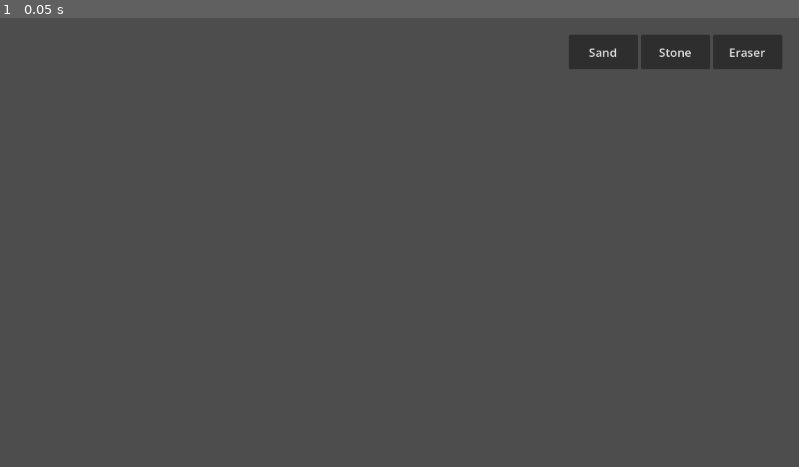
Above: before the commit, frame 1.
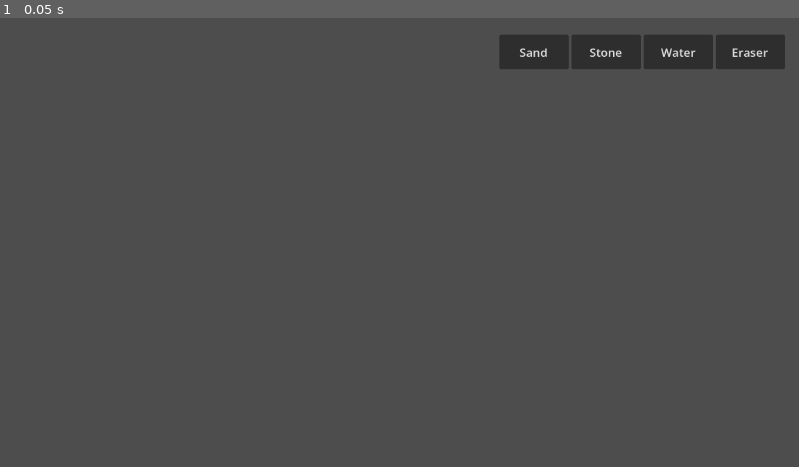
Above: after the commit, the same moment.

Repository: SachaJGregoire/sandbox
Game: Godot game, scene res://main.tscn
The game is run twice, just before and just after one commit, with the same random seed, the same clock (stepped at 60 frames per second) and the same inputs.
Inputs:
- Up to frame 1 (0.05 s): no input

The runs differ from the first frame. In frame 1, 0.9% of the frame differs, in the area x 62-99%, y 3-12%.

Commit message:
adding non-horizontal water, adding horizontal dispertion is todo

Diff:
--- a/main.tscn
+++ b/main.tscn
@@ -31,9 +31,9 @@
 anchors_preset = 1
 anchor_left = 1.0
 anchor_right = 1.0
-offset_left = -332.0
+offset_left = -432.0
 offset_top = 24.0
-offset_right = 68.0
+offset_right = -20.0
 offset_bottom = 74.0
 grow_horizontal = 0
 
@@ -50,6 +50,12 @@
 theme_override_font_sizes/font_size = 17
 text = "Stone"
 
+[node name="WaterButton" type="Button" parent="TextureRect/CanvasLayer/HBoxContainer" unique_id=1224822898]
+custom_minimum_size = Vector2(100, 30)
+layout_mode = 2
+theme_override_font_sizes/font_size = 17
+text = "Water"
+
 [node name="AirButton" type="Button" parent="TextureRect/CanvasLayer/HBoxContainer" unique_id=1844384132]
 custom_minimum_size = Vector2(100, 30)
 layout_mode = 2
@@ -58,4 +64,5 @@
 
 [connection signal="pressed" from="TextureRect/CanvasLayer/HBoxContainer/SandButton" to="TextureRect" method="select_sand"]
 [connection signal="pressed" from="TextureRect/CanvasLayer/HBoxContainer/StoneButton" to="TextureRect" method="select_stone"]
+[connection signal="pressed" from="TextureRect/CanvasLayer/HBoxContainer/WaterButton" to="TextureRect" method="select_water"]
 [connection signal="pressed" from="TextureRect/CanvasLayer/HBoxContainer/AirButton" to="TextureRect" method="select_air"]
--- a/texture_rect.gd
+++ b/texture_rect.gd
@@ -209,3 +209,6 @@
 func select_air():
 	selected_material = 3
 	print("Material: AIR")
+func select_water():
+	selected_material = 4
+	print("Material: AIR")
Not shown, changed: sand.glsl
